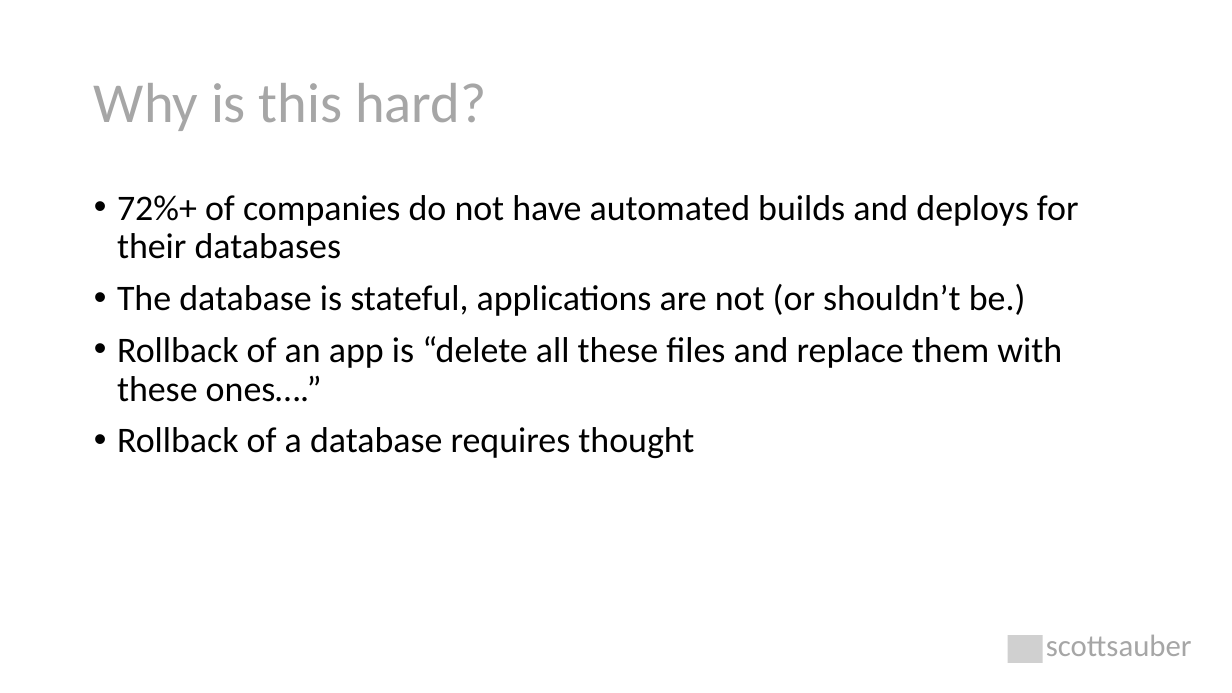
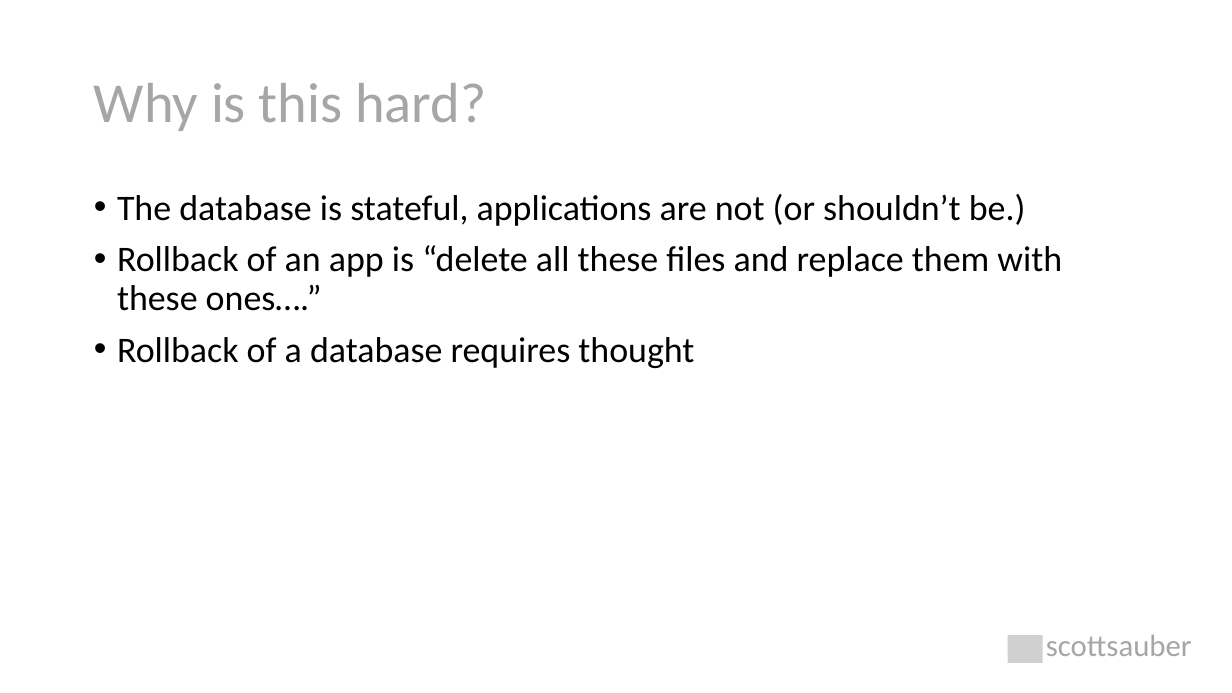
Before and after one commit to scottsauber/talks, a slide deck: slide 16 of 2022-05-11-NDCLondon-DatabaseDevOps/database-devops.pptx. Drawn at 1232x693 pixels with LibreOffice and Linux fonts; fonts in the diff are those of the drawing; grey boxes stand for pictures. Boxes give left, top, right and bottom in pixels: in the first picture for what was removed or moved away, otherwise in the second. Text is boxed around its words. In the diff, an @@ line names an element or a change of style, - is before the commit and + after.

```diff
--- a/2022-05-11-NDCLondon-DatabaseDevOps/database-devops.pptx
+++ b/2022-05-11-NDCLondon-DatabaseDevOps/database-devops.pptx
@@ text at (x1=117, y1=195, x2=1079, y2=259): paragraph removed @@
-• 72%+ of companies do not have automated builds and deploys for their databases
```
Also in this commit, not shown: 9 other slides changed, 1 slide added, 1 slide removed.
